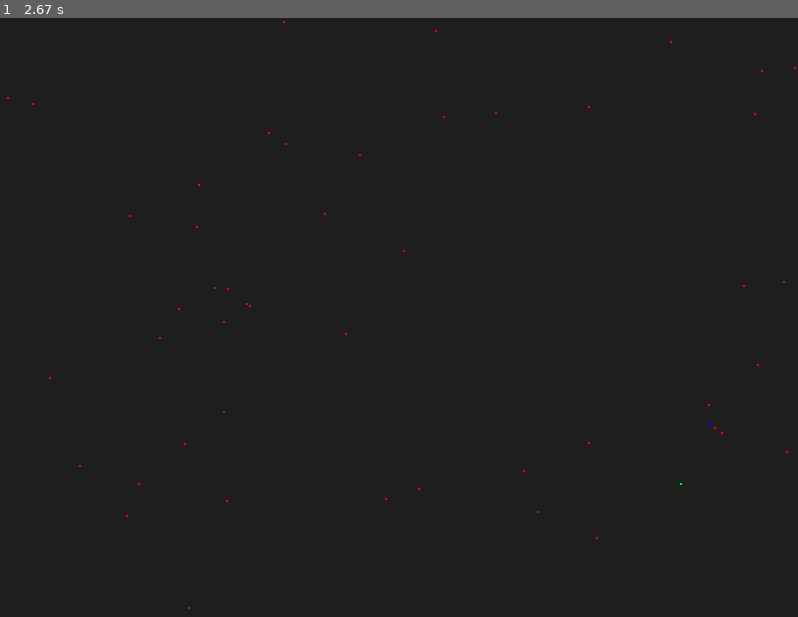
Above: before the commit, frame 1.
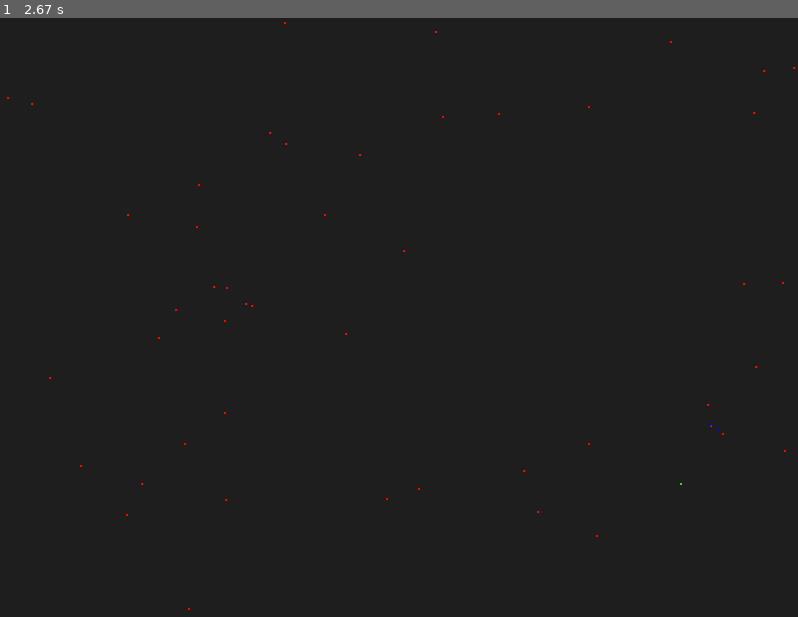
Above: after the commit, the same moment.

Repository: Lucasa98/herd-shepherd-wolf-coevolution
Game: pygame game, started from scripts/run_sim.py
The game is run twice, just before and just after one commit, with the same random seed, the same clock (stepped at 60 frames per second) and the same inputs.
Inputs (mouse positions are in pixels of both pictures, inside the frame that each line leads up to):
- Up to frame 1 (2.67 s): click (399, 317) at 0.38 s; click (478, 449) at 0.72 s; click (694, 527) at 1.05 s; click (207, 197) at 1.38 s; click (399, 389) at 1.72 s; click (287, 191) at 2.05 s; click (678, 473) at 2.38 s

The runs differ from the first frame. In frame 1, less than 0.1% of the frame differs, in the area x 3-100%, y 0-99%.

Commit message:
separar modelo de entidad

Diff:
--- /dev/null
+++ b/entities/sheep.py
@@ -0,0 +1,19 @@
+import numpy as np
+import pygame
+from entities.shepherd import Shepherd
+
+
+class Sheep:
+    def __init__(self, position, heading, model):
+        self.position = np.array(position, dtype=float)
+        self.heading = np.array(heading, dtype=float)
+        self.model = model
+        self.repelido = False
+
+    def update(self, sheeps, shepherd: list[Shepherd], dt=1.0):
+        # delegar el comportamiento al modelo
+        self.model.update(self, sheeps, shepherd, dt)
+
+    def draw(self, surface: pygame.Surface):
+        color = "blue" if self.repelido else "red"
+        pygame.draw.circle(surface, color, self.position, 1)
--- /dev/null
+++ b/entities/shepherd.py
@@ -0,0 +1,15 @@
+import numpy as np
+import pygame
+
+
+class Shepherd:
+    def __init__(self, position, heading, model):
+        self.position = np.array(position, dtype=float)
+        self.heading = np.array(heading, dtype=float)
+        self.model = model
+
+    def update(self, sheeps, shepherd, dt=1.0):
+        self.model.update(self, sheeps, shepherd, dt)
+
+    def draw(self, surface: pygame.Surface):
+        pygame.draw.circle(surface, "green", self.position, 1)
--- /dev/null
+++ b/models/followMouseShepherd.py
@@ -0,0 +1,21 @@
+import numpy as np
+import pygame
+from entities.sheep import Sheep
+from entities.shepherd import Shepherd
+
+
+class FollowMouseShepherd:
+    def __init__(self, params, rng):
+        self.rng = rng
+        self.params = params
+
+    def update(
+        self, shepherd: Shepherd, sheeps: list[Sheep], shepherds: list[Shepherd], dt=1.0
+    ):
+        p = self.params
+        mouse_pos = pygame.mouse.get_pos()
+        H_new = p["h"] * shepherd.heading + (mouse_pos - shepherd.position)
+        H_new /= np.linalg.norm(H_new) + 1e-8
+        shepherd.heading = H_new
+
+        shepherd.position += p["p_delta"] * shepherd.heading * dt
--- a/models/shepherd.py
+++ /dev/null
@@ -1,21 +0,0 @@
-import numpy as np
-import pygame
-
-
-class Shepherd:
-    def __init__(self, position, heading, params):
-        self.position = np.array(position, dtype=float)
-        self.heading = np.array(heading, dtype=float)
-        self.params = params
-
-    def update(self, sheeps, shepherd, dt=1.0):
-        p = self.params
-        mouse_pos = pygame.mouse.get_pos()
-        H_new = p["h"] * self.heading + (mouse_pos - self.position)
-        H_new /= np.linalg.norm(H_new) + 1e-8
-        self.heading = H_new
-
-        self.position += p["p_delta"] * self.heading * dt
-
-    def draw(self, surface: pygame.Surface):
-        pygame.draw.circle(surface, "green", self.position, 1)
--- a/models/sheep.py
+++ b/models/strombomSheep.py
@@ -1,48 +1,53 @@
 import numpy as np
-import pygame
-from models.shepherd import Shepherd
+from entities.shepherd import Shepherd
+from entities.sheep import Sheep
 
 
-class Sheep:
-    def __init__(self, position, heading, params, rng: np.random.Generator):
-        self.position = np.array(position, dtype=float)
-        self.heading = np.array(heading, dtype=float)
+class StrombomSheep:
+    def __init__(self, params, rng: np.random.Generator):
         self.params = params
         self.rng = rng
-        self.repelido = False
 
-    def update(self, sheeps, shepherd: list[Shepherd], dt=1.0):
+    def update(
+        self, sheep: Sheep, sheeps: list[Sheep], shepherds: list[Shepherd], dt=1.0
+    ):
         p = self.params
 
         # ===== Calcular fuerzas =====
         # repulsion de los shepherds
         R_s = np.zeros(2)
-        for s in shepherd:
-            diff = self.position - s.position
+        for s in shepherds:
+            diff = sheep.position - s.position
             dist = np.linalg.norm(diff)
             if dist < p["r_s"]:
                 R_s += diff / dist
 
-        self.repelido = (R_s != np.zeros(2)).any()
+        sheep.repelido = (R_s != np.zeros(2)).any()
 
         # Solo se mueve por random walk o porque el pastor se acerco
-        if self.repelido or self.rng.uniform(0,1) < p["r_walk"]:
+        if sheep.repelido or self.rng.uniform(0, 1) < p["r_walk"]:
             # Atraccion al centro de gravedad
             diffs = np.array(
-                [other.position - self.position for other in sheeps if other is not self]
+                [
+                    other.position - sheep.position
+                    for other in sheeps
+                    if other is not sheep
+                ]
             )
             dists = np.linalg.norm(diffs, axis=1)
             nearest_idx = np.argsort(dists)[: p["n_neigh"]]
             C_i = (
-                np.mean(diffs[nearest_idx], axis=0) if len(nearest_idx) > 0 else np.zeros(2)
+                np.mean(diffs[nearest_idx], axis=0)
+                if len(nearest_idx) > 0
+                else np.zeros(2)
             )
 
             # repulsion local de vecinas
             R_a = np.zeros(2)
             for other in sheeps:
-                if other is self:
+                if other is sheep:
                     continue
-                diff = self.position - other.position
+                diff = sheep.position - other.position
                 dist = np.linalg.norm(diff)
                 if dist < p["r_a"] and dist > 0:
                     R_a += diff / dist
@@ -50,7 +55,7 @@
             # ===== Combinar =====
             noise = np.random.uniform(-1, 1, 2)
             H_new = (
-                p["h"] * self.heading
+                p["h"] * sheep.heading
                 + p["c"] * C_i
                 + p["rho_a"] * R_a
                 + p["rho_s"] * R_s
@@ -59,11 +64,7 @@
 
             # Normalizar
             H_new /= np.linalg.norm(H_new) + 1e-8
-            self.heading = H_new
+            sheep.heading = H_new
 
             # ===== Update =====
-            self.position += p["delta"] * self.heading * dt
-
-    def draw(self, surface: pygame.Surface):
-        color = "blue" if self.repelido else "red"
-        pygame.draw.circle(surface, color, self.position, 1)
+            sheep.position += p["delta"] * sheep.heading * dt
--- a/scripts/run_sim.py
+++ b/scripts/run_sim.py
@@ -1,6 +1,5 @@
 import pygame
 from numpy.random import default_rng, Generator
-import numpy as np
 from sim.world import World
 
 # ============================================================
@@ -9,18 +8,18 @@
 rng: Generator = default_rng()
 params = {
     # OVEJAS
-    "r_s": 65.0,    # radio de repulsion del pastor
-    "r_a": 2.0,     # radio de repulsion de otras ovejas
-    "h": 0.5,       # coeficiente de inercia
-    "c": 1.05,      # coeficiente de cohesion
-    "rho_a": 2.0,   # fuerza de repulsion (oveja-oveja)
-    "rho_s": 1.0,   # fuerza de repulsion (pastor-oveja)
-    "e": 0.3,       # ruido angular (componente estocastica)
-    "delta": 5.0,   # distancia por paso
-    "n_neigh": 4,   # numero de vecinos para cohesion
+    "r_s": 65.0,  # radio de repulsion del pastor
+    "r_a": 2.0,  # radio de repulsion de otras ovejas
+    "h": 0.5,  # coeficiente de inercia
+    "c": 0.5,  # coeficiente de cohesion
+    "rho_a": 2.0,  # fuerza de repulsion (oveja-oveja)
+    "rho_s": 1.0,  # fuerza de repulsion (pastor-oveja)
+    "e": 0.3,  # ruido angular (componente estocastica)
+    "delta": 5.0,  # distancia por paso
+    "n_neigh": 4,  # numero de vecinos para cohesion
     "r_walk": 0.01,  # probabilidad de random walk
     # PASTOR
-    "p_delta": 3  # distancia por paso
+    "p_delta": 3,  # distancia por paso
 }
 # ==========================================================
 
--- a/sim/world.py
+++ b/sim/world.py
@@ -1,7 +1,9 @@
 import numpy as np
 import pygame
-from models.sheep import Sheep
-from models.shepherd import Shepherd
+from models.strombomSheep import StrombomSheep
+from models.followMouseShepherd import FollowMouseShepherd
+from entities.sheep import Sheep
+from entities.shepherd import Shepherd
 
 
 class World:
@@ -13,15 +15,25 @@
         self.entities = []
 
         # Ovejas
+        sheepModel = StrombomSheep(params, rng)
         N = 50
         rand_positions = rng.uniform(0, 1, size=(N, 2))
         rand_positions[:, 0] *= self.width
         rand_positions[:, 1] *= self.height
-        self.ovejas = [Sheep(rand_positions[i], 0, params, rng) for i in range(50)]
+        self.ovejas = [
+            Sheep(rand_positions[i], [0, 1], model=sheepModel) for i in range(50)
+        ]
         self.entities.extend(self.ovejas)
 
         # Pastor
-        self.pastores = [Shepherd(np.array([self.width, self.height])*rng.uniform(0, 1, size=(2)), 0, params)]
+        shepherdModel = FollowMouseShepherd(params, rng)
+        self.pastores = [
+            Shepherd(
+                np.array([self.width, self.height]) * rng.uniform(0, 1, size=(2)),
+                0,
+                shepherdModel,
+            )
+        ]
         self.entities.extend(self.pastores)
 
     def update(self, dt):
Empty file added: entities/__init__.py
